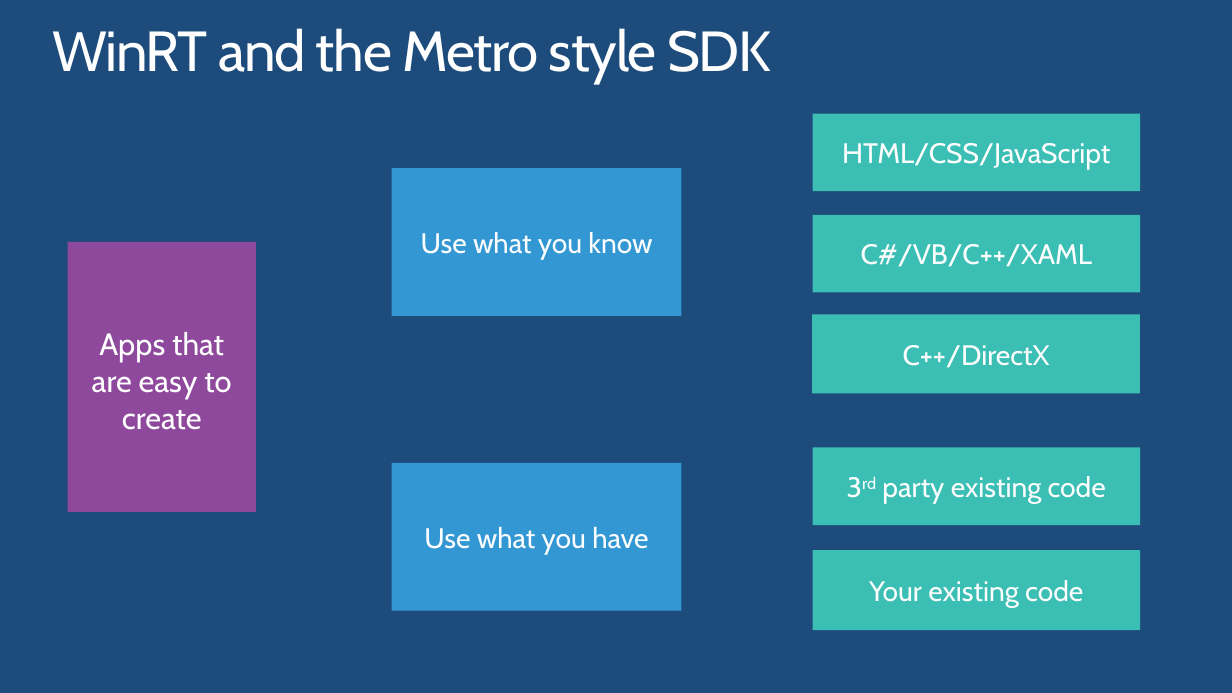
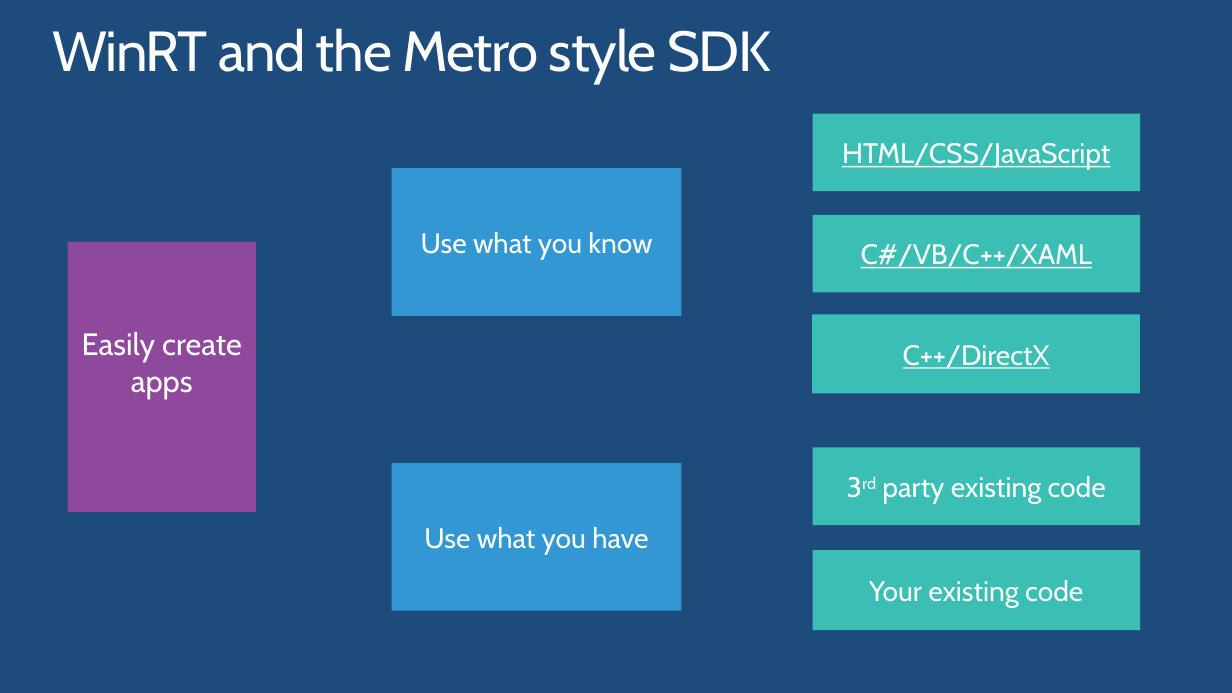
Before and after one commit to jflam/talk, a slide deck: slide 13 of slides/DEV350 Using Windows Runtime and SDK to build Metro style Apps.pptx. Drawn at 1232x693 pixels with LibreOffice and Linux fonts; fonts in the diff are those of the drawing. Boxes give left, top, right and bottom in pixels: in the first picture for what was removed or moved away, otherwise in the second. Text is boxed around its words. In the diff, an @@ line names an element or a change of style, - is before the commit and + after.

Commit message:
Tweaked final slide deck

```diff
--- a/slides/DEV350 Using Windows Runtime and SDK to build Metro style Apps.pptx
+++ b/slides/DEV350 Using Windows Runtime and SDK to build Metro style Apps.pptx
@@ underline on in 3 elements at <box>812,114,1140,191</box>, <box>812,214,1140,292</box>, <box>812,314,1141,393</box> @@
@@ text in rectangle at <box>82,332,242,399</box>: text changed @@
-Apps that are easy to create
+Easily create apps
```
Also in this commit, not shown: 4 other slides changed.
